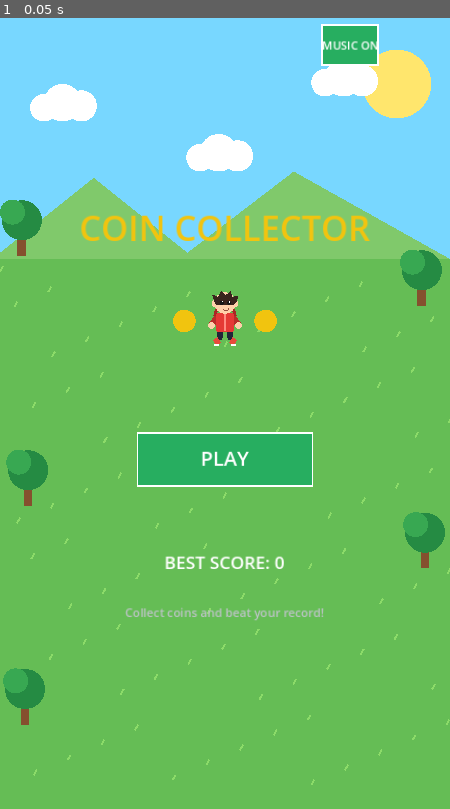
Above: before the commit, frame 1.
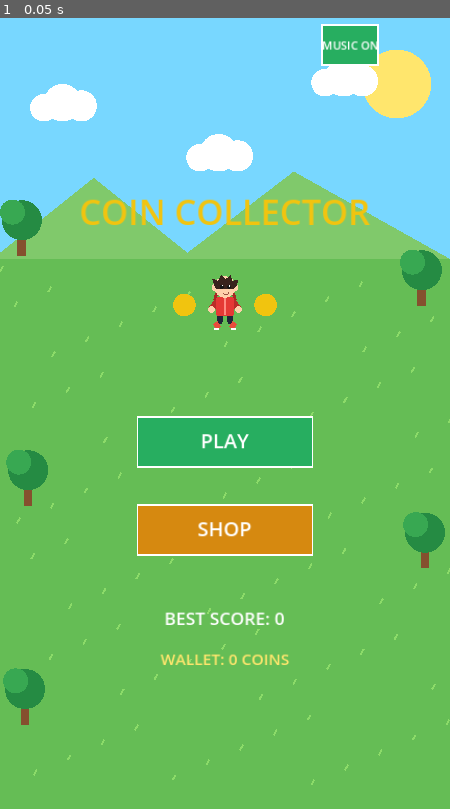
Above: after the commit, the same moment.

Repository: c9wildbeast-coder/coin-collector-game
Game: Godot game, scene res://Main.tscn
The game is run twice, just before and just after one commit, with the same random seed, the same clock (stepped at 60 frames per second) and the same inputs.
Inputs:
- Up to frame 1 (0.05 s): no input

The runs differ from the first frame. In frame 1, 7.8% of the frame differs, in the area x 18-83%, y 22-82%.

Commit message:
Update Main.gd

Diff:
--- a/Main.gd
+++ b/Main.gd
@@ -9,10 +9,11 @@
 var score = 0
 var best_score = 0
 var lives = 3
+var max_lives = 5
+var wallet_coins = 0
 
 var state = "menu"
 var touch_target: Variant = null
-
 var animation_time = 0.0
 var is_moving = false
 
@@ -25,7 +26,46 @@
 var rock_spawn_interval = 2.8
 var invulnerability_timer = 0.0
 
+# Shop inventory
+var inventory = {
+	"magnet": 0,
+	"shield": 0,
+	"speed": 0,
+	"life": 0
+}
+
+var item_names = {
+	"magnet": "COIN MAGNET",
+	"shield": "SHIELD",
+	"speed": "SPEED BOOST",
+	"life": "EXTRA LIFE"
+}
+
+var item_descriptions = {
+	"magnet": "Attracts nearby coins for 8 seconds.",
+	"shield": "Blocks one falling rock hit.",
+	"speed": "Move faster for 8 seconds.",
+	"life": "Adds one extra life during a run."
+}
+
+var item_prices = {
+	"magnet": 100,
+	"shield": 150,
+	"speed": 200,
+	"life": 250
+}
+
+var item_order = ["magnet", "shield", "speed", "life"]
+var item_buy_buttons = {}
+var item_use_buttons = {}
+
+var magnet_timer = 0.0
+var speed_timer = 0.0
+var shield_active = false
+
 var play_button = Rect2()
+var shop_button = Rect2()
+var shop_back_button = Rect2()
 var pause_button = Rect2()
 var resume_button = Rect2()
 var restart_button = Rect2()
@@ -43,6 +83,7 @@
 	randomize()
 	screen_size = get_viewport_rect().size
 	load_best_score()
+	load_shop_data()
 	update_buttons()
 	setup_audio()
 	queue_redraw()
@@ -51,13 +92,37 @@
 func update_buttons():
 	var center = screen_size.x / 2
 
-	play_button = Rect2(center - 140, screen_size.y * 0.53, 280, 85)
+	play_button = Rect2(center - 140, screen_size.y * 0.51, 280, 80)
+	shop_button = Rect2(center - 140, screen_size.y * 0.62, 280, 80)
+	shop_back_button = Rect2(center - 140, screen_size.y - 145, 280, 75)
+
 	pause_button = Rect2(screen_size.x - 105, 25, 80, 65)
 	music_button = Rect2(screen_size.x - 205, 25, 90, 65)
 
 	resume_button = Rect2(center - 140, screen_size.y * 0.38, 280, 75)
 	restart_button = Rect2(center - 140, screen_size.y * 0.51, 280, 75)
 	home_button = Rect2(center - 140, screen_size.y * 0.64, 280, 75)
+
+	item_buy_buttons.clear()
+	item_use_buttons.clear()
+
+	for i in range(item_order.size()):
+		var item = item_order[i]
+		var card_y = 215 + i * 185
+
+		item_buy_buttons[item] = Rect2(
+			screen_size.x - 190,
+			card_y + 65,
+			165,
+			65
+		)
+
+		item_use_buttons[item] = Rect2(
+			15 + i * 173,
+			screen_size.y - 115,
+			165,
+			75
+		)
 
 
 # AUDIO SYSTEM
@@ -82,16 +147,13 @@
 func make_tone(duration: float, start_frequency: float, end_frequency: float, volume: float) -> AudioStreamWAV:
 	var sample_rate = 22050
 	var sample_count = int(duration * sample_rate)
-
 	var audio_data = PackedByteArray()
 	audio_data.resize(sample_count * 2)
-
 	var phase = 0.0
 
 	for i in range(sample_count):
 		var progress = float(i) / sample_count
 		var frequency = lerpf(start_frequency, end_frequency, progress)
-
 		phase += TAU * frequency / sample_rate
 
 		var envelope = 1.0 - progress
@@ -105,7 +167,6 @@
 	sound.mix_rate = sample_rate
 	sound.stereo = false
 	sound.data = audio_data
-
 	return sound
 
 
@@ -122,27 +183,23 @@
 
 	var samples_per_note = int(note_duration * sample_rate)
 	var total_samples = samples_per_note * notes.size()
-
 	var audio_data = PackedByteArray()
 	audio_data.resize(total_samples * 2)
-
 	var phase = 0.0
 
 	for i in range(total_samples):
 		var note_index = int(i / samples_per_note)
 		var local_sample = i % samples_per_note
-
 		var frequency = notes[note_index]
+
 		phase += TAU * frequency / sample_rate
 
 		var progress = float(local_sample) / samples_per_note
-
 		var envelope = minf(progress * 15.0, 1.0)
 		envelope *= minf((1.0 - progress) * 8.0, 1.0)
 
 		var main_tone = sin(phase)
 		var soft_harmony = sin(phase * 2.0) * 0.20
-
 		var sample = (main_tone + soft_harmony) * 0.12 * envelope
 
 		audio_data.encode_s16(i * 2, int(sample * 32767.0))
@@ -179,30 +236,7 @@
 		music_player.stop()
 
 
-# GAME SETUP
-
-func start_game():
-	score = 0
-	lives = 3
-
-	coins.clear()
-	rocks.clear()
-	particles.clear()
-	floating_texts.clear()
-
-	player_position = screen_size / 2
-	touch_target = null
-	is_moving = false
-
-	rock_spawn_timer = 1.5
-	rock_spawn_interval = 2.8
-	invulnerability_timer = 0.0
-
-	for i in range(10):
-		spawn_coin()
-
-	state = "playing"
-
+# SAVING SYSTEM
 
 func save_best_score():
 	var file = FileAccess.open("user://coin_save.cfg", FileAccess.WRITE)
@@ -215,6 +249,98 @@
 		var file = FileAccess.open("user://coin_save.cfg", FileAccess.READ)
 		if file:
 			best_score = file.get_32()
+
+
+func save_shop_data():
+	var config = ConfigFile.new()
+
+	config.set_value("wallet", "coins", wallet_coins)
+
+	for item in item_order:
+		config.set_value("inventory", item, inventory[item])
+
+	config.save("user://coin_shop.cfg")
+
+
+func load_shop_data():
+	var config = ConfigFile.new()
+
+	if config.load("user://coin_shop.cfg") == OK:
+		wallet_coins = config.get_value("wallet", "coins", 0)
+
+		for item in item_order:
+			inventory[item] = config.get_value("inventory", item, 0)
+
+
+# SHOP SYSTEM
+
+func buy_item(item: String):
+	var price = item_prices[item]
+
+	if wallet_coins < price:
+		return
+
+	wallet_coins -= price
+	inventory[item] += 1
+
+	save_shop_data()
+	play_button_sound()
+
+
+func activate_item(item: String):
+	if state != "playing":
+		return
+
+	if inventory[item] <= 0:
+		return
+
+	if item == "magnet":
+		magnet_timer = 8.0
+
+	elif item == "shield":
+		shield_active = true
+
+	elif item == "speed":
+		speed_timer = 8.0
+
+	elif item == "life":
+		if lives >= max_lives:
+			return
+
+		lives += 1
+
+	inventory[item] -= 1
+	save_shop_data()
+	play_button_sound()
+
+
+# GAME SETUP
+
+func start_game():
+	score = 0
+	lives = 3
+
+	coins.clear()
+	rocks.clear()
+	particles.clear()
+	floating_texts.clear()
+
+	player_position = screen_size / 2
+	touch_target = null
+	is_moving = false
+
+	rock_spawn_timer = 1.5
+	rock_spawn_interval = 2.8
+	invulnerability_timer = 0.0
+
+	magnet_timer = 0.0
+	speed_timer = 0.0
+	shield_active = false
+
+	for i in range(10):
+		spawn_coin()
+
+	state = "playing"
 
 
 func spawn_coin():
@@ -251,7 +377,6 @@
 
 	if rock_spawn_timer <= 0:
 		spawn_rock()
-
 		rock_spawn_interval = maxf(0.9, 2.8 - score * 0.035)
 		rock_spawn_timer = rock_spawn_interval
 
@@ -283,26 +408,24 @@
 	if invulnerability_timer > 0:
 		return
 
+	if shield_active:
+		shield_active = false
+		invulnerability_timer = 0.8
+		create_rock_impact(player_position)
+		return
+
 	lives -= 1
 	invulnerability_timer = 1.5
-
-	movement_velocity_placeholder()
+	touch_target = null
 
 	if lives <= 0:
 		state = "game_over"
-		touch_target = null
-
-
-func movement_velocity_placeholder():
-	# Small knockback from the impact.
-	touch_target = null
 
 
 func create_rock_impact(pos: Vector2):
 	for i in range(20):
 		var angle = randf_range(0.0, TAU)
 		var speed = randf_range(100.0, 320.0)
-
 		var velocity = Vector2(cos(angle), sin(angle)) * speed
 
 		var colors = [
@@ -328,7 +451,6 @@
 	for i in range(16):
 		var angle = randf_range(0.0, TAU)
 		var speed = randf_range(80.0, 230.0)
-
 		var velocity = Vector2(cos(angle), sin(angle)) * speed
 
 		var colors = [
@@ -371,6 +493,36 @@
 			floating_texts.remove_at(i)
 
 
+# COIN COLLECTION
+
+func collect_coin(index: int):
+	var collected_position = coins[index]
+
+	coins.remove_at(index)
+	create_collection_effect(collected_position)
+	play_coin_sound()
+
+	score += 1
+	wallet_coins += 1
+
+	if score > best_score:
+		best_score = score
+		save_best_score()
+
+	save_shop_data()
+	spawn_coin()
+
+
+func update_coins(delta):
+	for i in range(coins.size() - 1, -1, -1):
+		if magnet_timer > 0:
+			if player_position.distance_to(coins[i]) < 220:
+				coins[i] = coins[i].move_toward(player_position, 550.0 * delta)
+
+		if player_position.distance_to(coins[i]) < 50:
+			collect_coin(i)
+
+
 # GAME LOOP
 
 func _process(delta):
@@ -388,6 +540,12 @@
 	if invulnerability_timer > 0:
 		invulnerability_timer -= delta
 
+	if magnet_timer > 0:
+		magnet_timer -= delta
+
+	if speed_timer > 0:
+		speed_timer -= delta
+
 	var direction = Input.get_vector(
 		"ui_left", "ui_right",
 		"ui_up", "ui_down"
@@ -404,31 +562,22 @@
 	else:
 		animation_time += delta * 2.0
 
-	player_position += direction * player_speed * delta
+	var current_speed = player_speed
+
+	if speed_timer > 0:
+		current_speed *= 1.7
+
+	player_position += direction * current_speed * delta
 
 	player_position.x = clampf(player_position.x, 40, screen_size.x - 40)
 	player_position.y = clampf(player_position.y, 140, screen_size.y - 45)
 
-	for i in range(coins.size() - 1, -1, -1):
-		if player_position.distance_to(coins[i]) < 50:
-			var collected_position = coins[i]
-
-			coins.remove_at(i)
-			create_collection_effect(collected_position)
-			play_coin_sound()
-
-			score += 1
-
-			if score > best_score:
-				best_score = score
-				save_best_score()
-
-			spawn_coin()
+	update_coins(delta)
 
 	queue_redraw()
 
 
-# INPUT - TOUCHSCREEN FIX
+# INPUT
 
 func _input(event):
 	if event is InputEventScreenTouch:
@@ -470,6 +619,21 @@
 			play_button_sound()
 			start_game()
 
+		elif shop_button.has_point(pos):
+			play_button_sound()
+			state = "shop"
+
+	elif state == "shop":
+		if shop_back_button.has_point(pos):
+			play_button_sound()
+			state = "menu"
+			return
+
+		for item in item_order:
+			if item_buy_buttons[item].has_point(pos):
+				buy_item(item)
+				return
+
 	elif state == "playing":
 		if music_button.has_point(pos):
 			play_button_sound()
@@ -481,6 +645,11 @@
 			touch_target = null
 
 		else:
+			for item in item_order:
+				if item_use_buttons[item].has_point(pos):
+					activate_item(item)
+					return
+
 			touch_target = pos
 
 	elif state == "paused":
@@ -544,7 +713,6 @@
 
 	draw_colored_polygon(body, Color("#e53935"))
 	draw_line(Vector2(0, -12), Vector2(0, 18), Color("#ff8a80"), 2)
-
 	draw_arc(Vector2(0, -9), 18, PI, TAU, 32, Color("#a92725"), 5)
 
 	draw_circle(Vector2(-18, -31), 6, Color("#ffd0aa"))
@@ -569,10 +737,8 @@
 
 	draw_circle(Vector2(7, -32), 3.5, Color("#171717"))
 	draw_circle(Vector2(-6, -32), 3.5, Color("#171717"))
-
 	draw_circle(Vector2(8, -34), 1.2, Color.WHITE)
 	draw_circle(Vector2(-5, -34), 1.2, Color.WHITE)
-
 	draw_arc(Vector2(2, -23), 5, 0.2, PI - 0.2, 12, Color("#9b5142"), 1.5)
 
 	draw_set_transform(Vector2.ZERO, 0.0, Vector2.ONE)
@@ -585,67 +751,27 @@
 		var target: Vector2 = rock["target"]
 		var size: float = rock["size"]
 
-		# Warning shadow
 		if rock["phase"] == "warning":
 			var pulse = 1.0 + sin(Time.get_ticks_msec() * 0.015) * 0.08
 
-			draw_circle(
-				target,
-				size * 1.4 * pulse,
-				Color(0.9, 0.15, 0.1, 0.22)
-			)
-
-			draw_arc(
-				target,
-				size * 1.4 * pulse,
-				0,
-				TAU,
-				48,
-				Color("#ff4444"),
-				4
-			)
-
+			draw_circle(target, size * 1.4 * pulse, Color(0.9, 0.15, 0.1, 0.22))
+			draw_arc(target, size * 1.4 * pulse, 0, TAU, 48, Color("#ff4444"), 4)
 			draw_circle(target, 7, Color("#ff4444"))
 
-		# Falling rock
 		elif rock["phase"] == "falling":
 			var pos: Vector2 = rock["position"]
 
-			draw_circle(
-				pos,
-				size,
-				Color("#666666")
-			)
-
-			draw_circle(
-				pos + Vector2(-size * 0.25, -size * 0.25),
-				size * 0.48,
-				Color("#999999")
-			)
-
-			draw_circle(
-				pos + Vector2(size * 0.3, size * 0.2),
-				size * 0.25,
-				Color("#4c4c4c")
-			)
-
-			draw_arc(
-				pos,
-				size,
-				0,
-				TAU,
-				32,
-				Color("#444444"),
-				3
-			)
-
-
-# COLLECTION EFFECT DRAWING
+			draw_circle(pos, size, Color("#666666"))
+			draw_circle(pos + Vector2(-size * 0.25, -size * 0.25), size * 0.48, Color("#999999"))
+			draw_circle(pos + Vector2(size * 0.3, size * 0.2), size * 0.25, Color("#4c4c4c"))
+			draw_arc(pos, size, 0, TAU, 32, Color("#444444"), 3)
+
+
+# EFFECT DRAWING
 
 func draw_collection_effects():
 	for particle in particles:
 		var life_ratio = particle["life"] / particle["max_life"]
-
 		var color: Color = particle["color"]
 		color.a = life_ratio
 
@@ -657,7 +783,6 @@
 
 	for floating in floating_texts:
 		var life_ratio = floating["life"] / floating["max_life"]
-
 		var color = Color("#fff36b")
 		color.a = life_ratio
 
@@ -707,11 +832,129 @@
 	)
 
 
+func draw_shop():
+	draw_string(
+		ThemeDB.fallback_font,
+		Vector2(0, 100),
+		"ITEM SHOP",
+		HORIZONTAL_ALIGNMENT_CENTER,
+		screen_size.x,
+		48,
+		Color("#f1c40f")
+	)
+
+	draw_string(
+		ThemeDB.fallback_font,
+		Vector2(0, 155),
+		"YOUR COINS: " + str(wallet_coins),
+		HORIZONTAL_ALIGNMENT_CENTER,
+		screen_size.x,
+		30,
+		Color.WHITE
+	)
+
+	for i in range(item_order.size()):
+		var item = item_order[i]
+		var card_y = 215 + i * 185
+		var card = Rect2(20, card_y, screen_size.x - 40, 155)
+
+		draw_rect(card, Color("#286b48"))
+		draw_rect(card, Color.WHITE, false, 3)
+
+		draw_string(
+			ThemeDB.fallback_font,
+			Vector2(40, card_y + 42),
+			item_names[item],
+			HORIZONTAL_ALIGNMENT_LEFT,
+			300,
+			25,
+			Color("#ffe66d")
+		)
+
+		draw_string(
+			ThemeDB.fallback_font,
+			Vector2(40, card_y + 78),
+			item_descriptions[item],
+			HORIZONTAL_ALIGNMENT_LEFT,
+			300,
+			17,
+			Color.WHITE
+		)
+
+		draw_string(
+			ThemeDB.fallback_font,
+			Vector2(40, card_y + 120),
+			"OWNED: " + str(inventory[item]),
+			HORIZONTAL_ALIGNMENT_LEFT,
+			300,
+			22,
+			Color("#aaffaa")
+		)
+
+		var price = item_prices[item]
+		var can_afford = wallet_coins >= price
+		var button_color = Color("#27ae60") if can_afford else Color("#777777")
+
+		draw_button(
+			item_buy_buttons[item],
+			str(price) + " COINS",
+			button_color
+		)
+
+	draw_button(shop_back_button, "BACK", Color("#c0392b"))
+
+
+func draw_item_buttons():
+	for item in item_order:
+		var rect = item_use_buttons[item]
+		var count = inventory[item]
+
+		var button_color = Color("#2980b9") if count > 0 else Color("#777777")
+
+		if item == "magnet" and magnet_timer > 0:
+			button_color = Color("#d4a017")
+		elif item == "speed" and speed_timer > 0:
+			button_color = Color("#d35400")
+		elif item == "shield" and shield_active:
+			button_color = Color("#16a085")
+
+		draw_rect(rect, button_color)
+		draw_rect(rect, Color.WHITE, false, 2)
+
+		var label = item_names[item]
+
+		if item == "magnet" and magnet_timer > 0:
+			label = "MAGNET " + str(int(ceil(magnet_timer))) + "s"
+		elif item == "speed" and speed_timer > 0:
+			label = "SPEED " + str(int(ceil(speed_timer))) + "s"
+		elif item == "shield" and shield_active:
+			label = "SHIELD ON"
+
+		draw_string(
+			ThemeDB.fallback_font,
+			Vector2(rect.position.x, rect.position.y + 30),
+			label,
+			HORIZONTAL_ALIGNMENT_CENTER,
+			rect.size.x,
+			17,
+			Color.WHITE
+		)
+
+		draw_string(
+			ThemeDB.fallback_font,
+			Vector2(rect.position.x, rect.position.y + 57),
+			"OWNED: " + str(count),
+			HORIZONTAL_ALIGNMENT_CENTER,
+			rect.size.x,
+			17,
+			Color.WHITE
+		)
+
+
 # BACKGROUND
 
 func draw_background():
 	draw_rect(Rect2(Vector2.ZERO, screen_size), Color("#78d7ff"))
-
 	draw_circle(Vector2(screen_size.x - 85, 120), 55, Color("#ffe66d"))
 
 	for cloud_pos in [
@@ -779,7 +1022,7 @@
 
 		draw_string(
 			ThemeDB.fallback_font,
-			Vector2(0, screen_size.y * 0.29),
+			Vector2(0, screen_size.y * 0.27),
 			"COIN COLLECTOR",
 			HORIZONTAL_ALIGNMENT_CENTER,
 			screen_size.x,
@@ -787,16 +1030,17 @@
 			Color("#f1c40f")
 		)
 
-		draw_character(Vector2(center, screen_size.y * 0.39), true, 0.9)
-
-		draw_circle(Vector2(center - 65, screen_size.y * 0.39), 18, Color("#f1c40f"))
-		draw_circle(Vector2(center + 65, screen_size.y * 0.39), 18, Color("#f1c40f"))
+		draw_character(Vector2(center, screen_size.y * 0.37), true, 0.9)
+
+		draw_circle(Vector2(center - 65, screen_size.y * 0.37), 18, Color("#f1c40f"))
+		draw_circle(Vector2(center + 65, screen_size.y * 0.37), 18, Color("#f1c40f"))
 
 		draw_button(play_button, "PLAY", Color("#27ae60"))
-
-		draw_string(
-			ThemeDB.fallback_font,
-			Vector2(0, screen_size.y * 0.70),
+		draw_button(shop_button, "SHOP", Color("#d68910"))
+
+		draw_string(
+			ThemeDB.fallback_font,
+			Vector2(0, screen_size.y * 0.77),
 			"BEST SCORE: " + str(best_score),
 			HORIZONTAL_ALIGNMENT_CENTER,
 			screen_size.x,
@@ -806,13 +1050,16 @@
 
 		draw_string(
 			ThemeDB.fallback_font,
-			Vector2(0, screen_size.y * 0.76),
-			"Collect coins and beat your record!",
+			Vector2(0, screen_size.y * 0.82),
+			"WALLET: " + str(wallet_coins) + " COINS",
 			HORIZONTAL_ALIGNMENT_CENTER,
 			screen_size.x,
-			19,
-			Color("#bdc3c7")
-		)
+			25,
+			Color("#ffe66d")
+		)
+
+	elif state == "shop":
+		draw_shop()
 
 	elif state == "playing" or state == "paused":
 		draw_rocks()
@@ -821,7 +1068,6 @@
 			draw_circle(coin, 20, Color("#f1c40f"))
 			draw_circle(coin, 12, Color("#ffe680"))
 
-		# Blink while temporarily protected
 		if invulnerability_timer <= 0 or int(Time.get_ticks_msec() / 100) % 2 == 0:
 			draw_character(player_position, is_moving, 1.0)
 
@@ -840,16 +1086,16 @@
 		draw_string(
 			ThemeDB.fallback_font,
 			Vector2(25, 100),
-			"BEST: " + str(best_score),
+			"WALLET: " + str(wallet_coins),
 			HORIZONTAL_ALIGNMENT_LEFT,
 			-1,
-			23,
-			Color("#f1c40f")
-		)
-
-		draw_string(
-			ThemeDB.fallback_font,
-			Vector2(25, 145),
+			22,
+			Color("#ffe66d")
+		)
+
+		draw_string(
+			ThemeDB.fallback_font,
+			Vector2(25, 140),
 			"LIVES: " + "♥".repeat(lives),
 			HORIZONTAL_ALIGNMENT_LEFT,
 			-1,
@@ -859,6 +1105,7 @@
 
 		draw_music_button()
 		draw_button(pause_button, "II", Color("#2980b9"))
+		draw_item_buttons()
 
 		if state == "paused":
 			draw_rect(
@@ -879,7 +1126,6 @@
 			draw_button(resume_button, "RESUME", Color("#27ae60"))
 			draw_button(restart_button, "RESTART", Color("#2980b9"))
 			draw_button(home_button, "MAIN MENU", Color("#c0392b"))
-
 			draw_music_button()
 
 	elif state == "game_over":
@@ -905,6 +1151,16 @@
 			Color.WHITE
 		)
 
+		draw_string(
+			ThemeDB.fallback_font,
+			Vector2(0, screen_size.y * 0.53),
+			"WALLET: " + str(wallet_coins),
+			HORIZONTAL_ALIGNMENT_CENTER,
+			screen_size.x,
+			26,
+			Color("#ffe66d")
+		)
+
 		draw_button(restart_button, "TRY AGAIN", Color("#27ae60"))
 		draw_button(home_button, "MAIN MENU", Color("#c0392b"))
 		draw_music_button()
